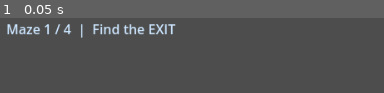
Above: before the commit, frame 1.
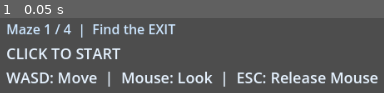
Above: after the commit, the same moment.

Repository: wndzlf/TapTapCho
Game: Godot game, scene res://Main3D.tscn
Two runs of this game, one before a commit and one after it. Both use one fixed random seed, a clock stepped at 60 frames per second and the inputs below.
Inputs:
- Up to frame 1 (0.05 s): no input

The runs differ from the first frame. In frame 1, 9.1% of the frame differs, in the area x 1-99%, y 40-92%.
Error before the commit: Invalid assignment of property or key 'fog_color' with value of type 'Color' on a base object of type 'Environment'. (res://Main3D.gd:57)
Error after the commit: Invalid assignment of property or key 'fog_color' with value of type 'Color' on a base object of type 'Environment'. (res://Main3D.gd:58)

Commit message:
Add controls overlay

Diff:
--- a/godot-platformer/Main3D.gd
+++ b/godot-platformer/Main3D.gd
@@ -17,6 +17,7 @@
 var rng := RandomNumberGenerator.new()
 var exit_area: Area3D
 var ui_label: Label
+var help_label: Label
 var exit_audio: AudioStreamPlayer
 var maze_root: Node3D
 var player: CharacterBody3D
@@ -83,6 +84,14 @@
 	ui_label.add_theme_color_override("font_color", Color(0.8, 0.9, 1.0))
 	ui_label.position = Vector2(16, 16)
 	layer.add_child(ui_label)
+
+	help_label = Label.new()
+	help_label.text = "CLICK TO START\nWASD: Move  |  Mouse: Look  |  ESC: Release Mouse"
+	help_label.add_theme_color_override("font_color", Color(0.9, 0.95, 1.0))
+	help_label.add_theme_font_size_override("font_size", 18)
+	help_label.position = Vector2(16, 44)
+	layer.add_child(help_label)
+
 	add_child(layer)
 
 func _update_ui() -> void:
@@ -298,5 +307,7 @@
 	level_idx += 1
 	if level_idx >= levels.size():
 		ui_label.text = "ESCAPED!"
+		if help_label:
+			help_label.text = "ESCAPED!"
 		return
 	_build_level()
Not shown, changed: godot-platformer-web/index.html
Not shown, changed: godot-platformer-web/index.pck
